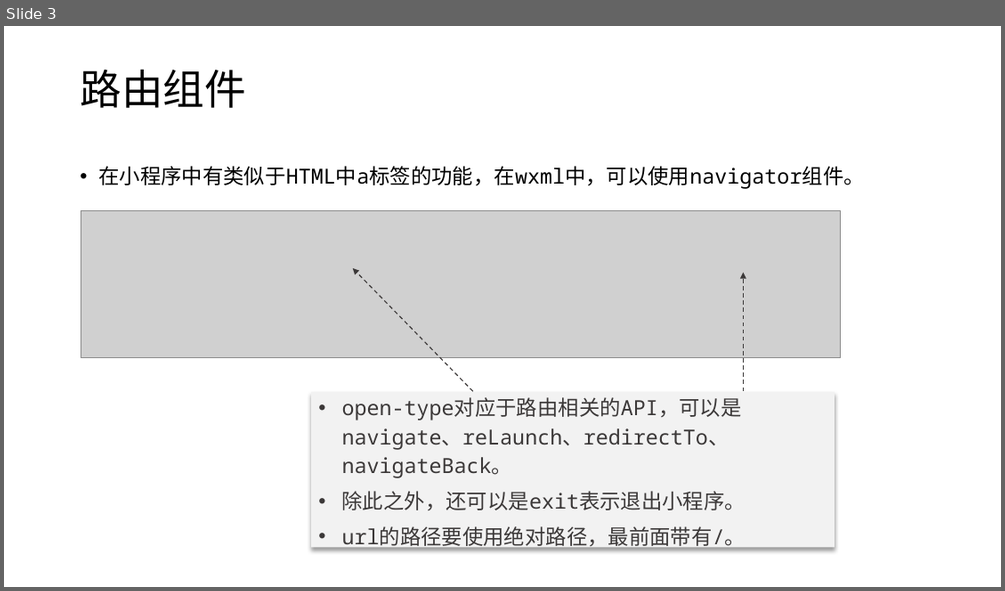
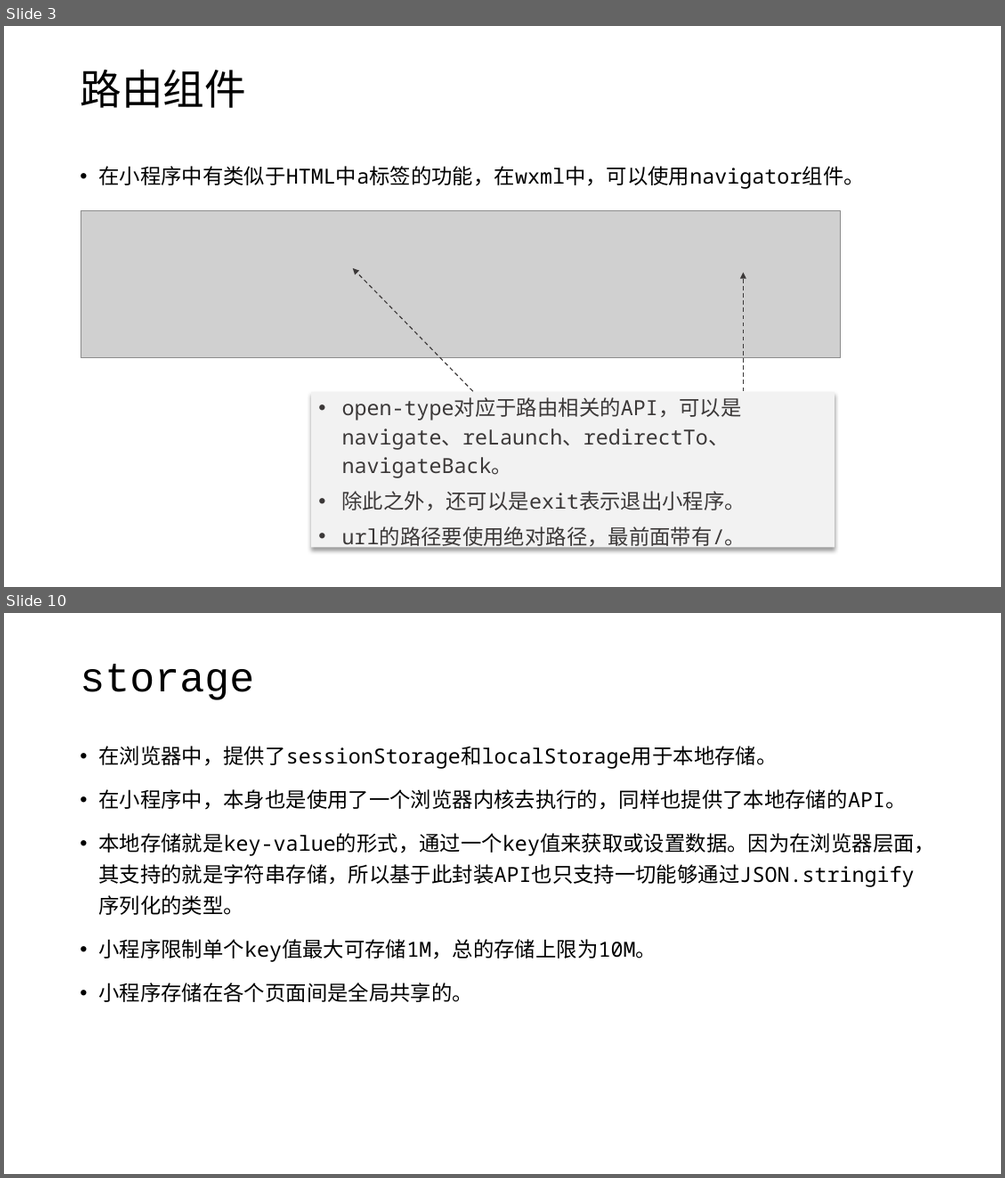
Before and after one commit to edu2act/course-wechat-and-miniprogram, a slide deck: materials/ch03/ch03-路由数据传递和组件使用.pptx. Shown one above the other, each under a label of ours: slide 3 before the commit, slides 3 and 10 after it; the slides between them are not shown. The pictures are 1005x591 and 1005x1178 pixels, drawn with LibreOffice and Linux fonts; fonts in the diff are those of the drawing; grey boxes stand for pictures. Boxes give left, top, right and bottom in pixels: in the first picture for what was removed or moved away, otherwise in the second. Text is boxed around its words. In the diff, an @@ line names an element or a change of style, - is before the commit and + after.

```diff
--- a/materials/ch03/ch03-路由数据传递和组件使用.pptx
+++ b/materials/ch03/ch03-路由数据传递和组件使用.pptx
@@ slide 10 added at bbox=[4, 613, 1001, 1174], background #FFFFFF @@
@@ title added at bbox=[80, 664, 254, 700], 40 pt, text #000000 @@
+storage
@@ text added at bbox=[98, 746, 935, 1002], 20 pt, text #000000 @@
+• 在浏览器中，提供了sessionStorage和localStorage用于本地存储。
+• 在小程序中，本身也是使用了一个浏览器内核去执行的，同样也提供了本地存储的API。
+• 本地存储就是key-value的形式，通过一个key值来获取或设置数据。因为在浏览器层面，其支持的就是字符串存储，所以基于此封装API也只支持一切能够通过JSON.stringify序列化的类型。
+• 小程序限制单个key值最大可存储1M，总的存储上限为10M。
+• 小程序存储在各个页面间是全局共享的。
```
Also in this commit, not shown: 4 slides changed, 10 other slides added, 10 slides removed, 6 other files.
